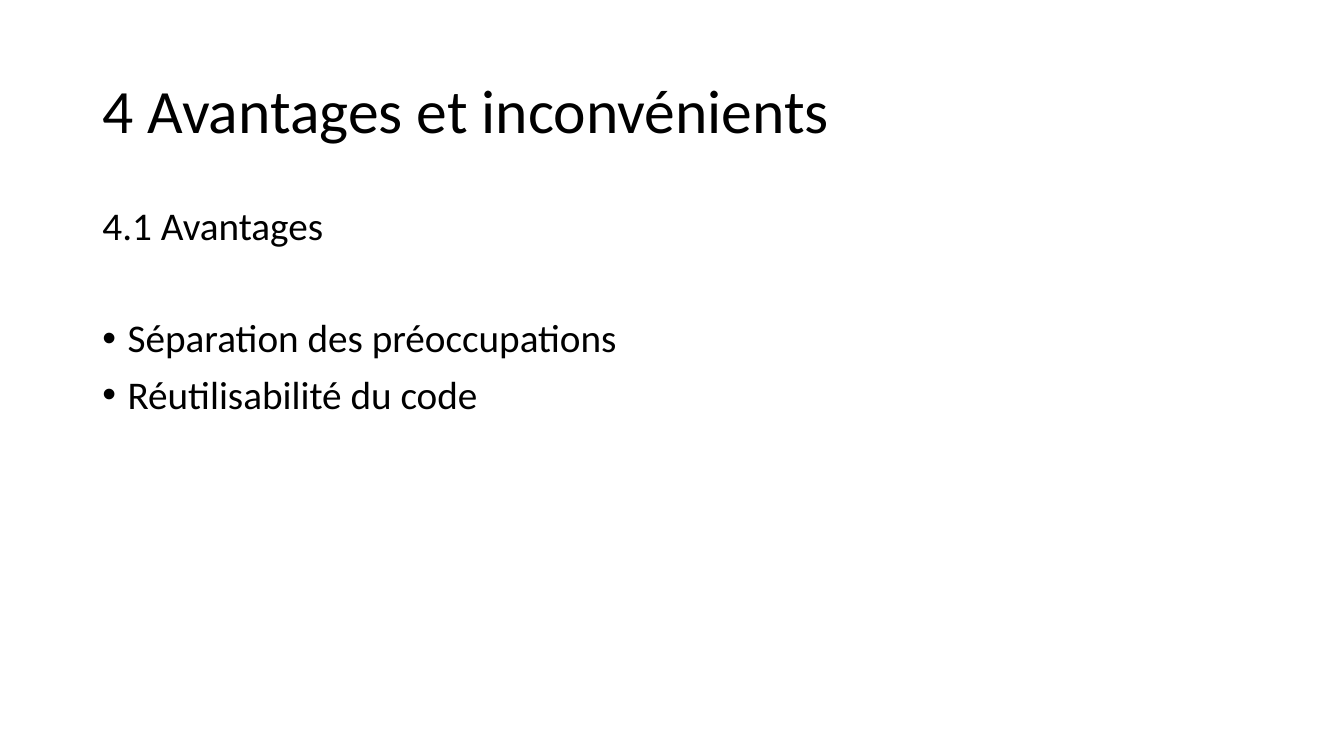
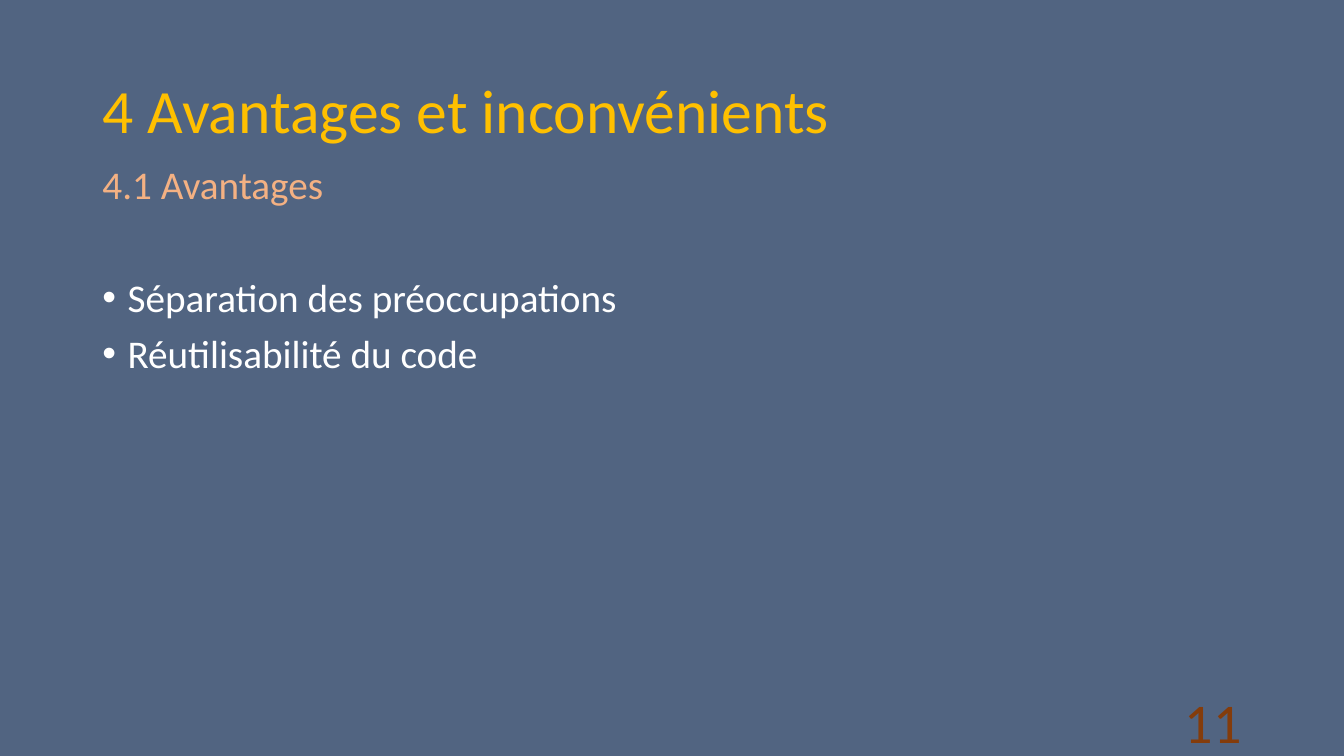
Before and after one commit to D-CRAVO/FORMATION-CDA-2210, a slide deck: slide 11 of 106_DesignPattern/Cours/Observateur/Observateur.pptx. Drawn at 1344x756 pixels with LibreOffice and Linux fonts; fonts in the diff are those of the drawing. Boxes give left, top, right and bottom in pixels: in the first picture for what was removed or moved away, otherwise in the second. Text is boxed around its words. In the diff, an @@ line names an element or a change of style, - is before the commit and + after.

```diff
--- a/106_DesignPattern/Cours/Observateur/Observateur.pptx
+++ b/106_DesignPattern/Cours/Observateur/Observateur.pptx
@@ background #FFFFFF to #526582 @@
@@ title "4 Avantages et inconvénients" at box(102, 90, 829, 144): text colour #000000 to #FFC000 @@
@@ text "4.1 Avantages": place and size @@
-text "4.1 Avantages" at box(102, 214, 617, 410)
+text "4.1 Avantages" at box(102, 174, 617, 369)
@@ text "4.1 Avantages" at box(102, 174, 617, 369): text colour #000000 to #F4B183 in "4.1 Avantages"; text colour #000000 to #FFFFFF in "Séparation des préoccupations", "Réutilisabilité du code" @@
@@ page number added at box(1185, 707, 1242, 743), 40 pt, text #843C0B @@
+11
```
Also in this commit, not shown: 23 other slides changed, 1 slide added.
